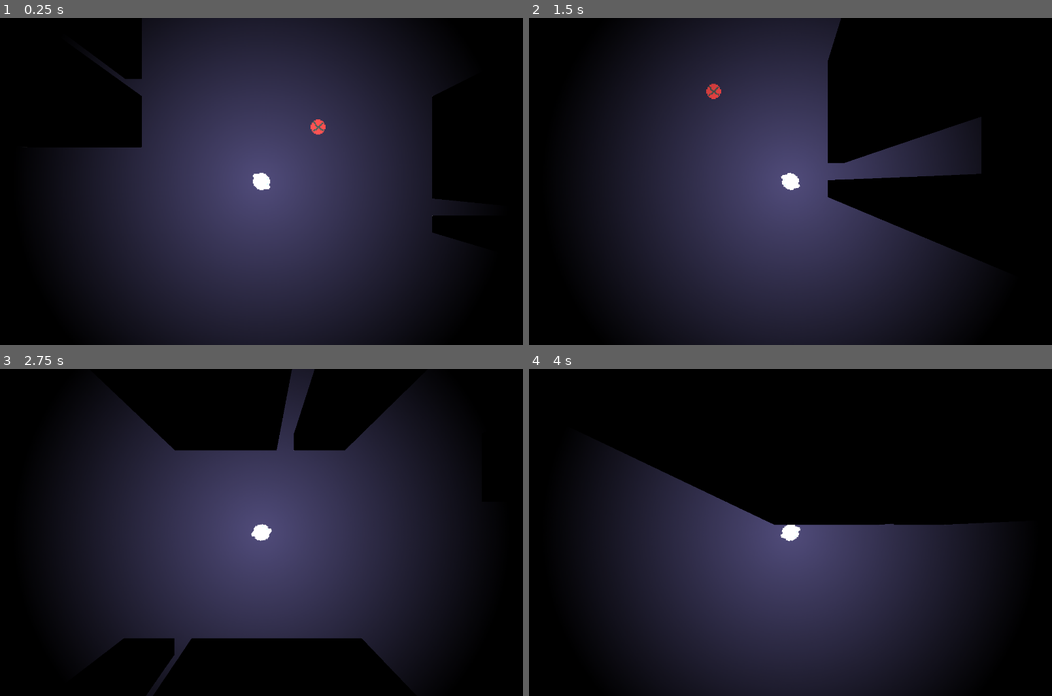
Above: before the commit, frames 1-4 (two rows, left to right).
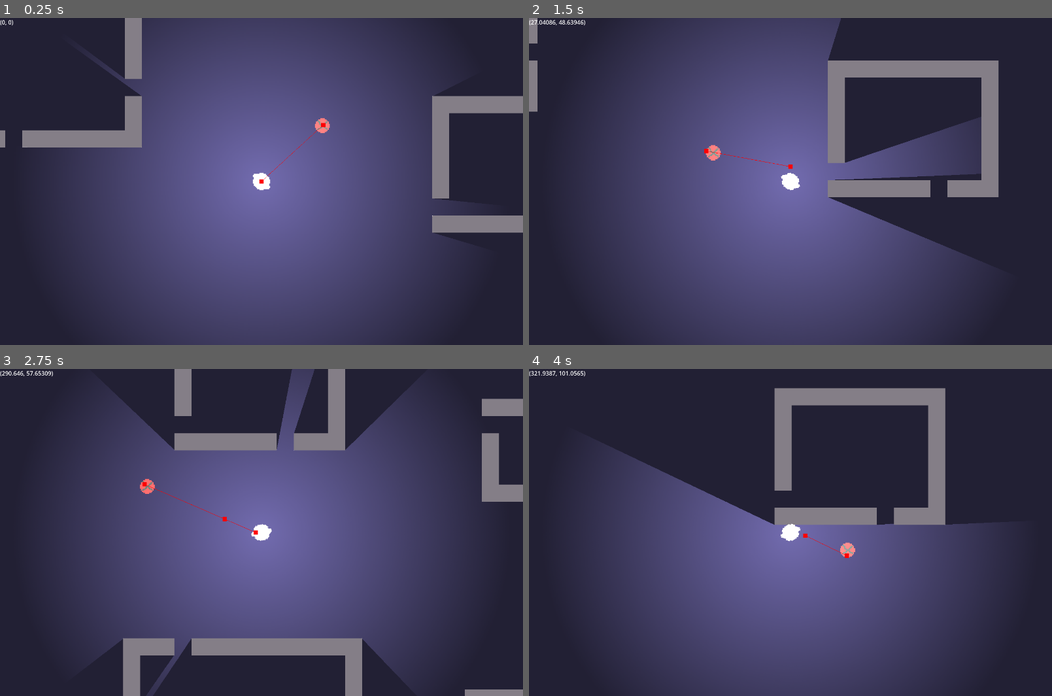
Above: after the commit, the same moments.

Repository: NomadicDaggy/procgen1
Game: Godot game, scene res://scenes/world.tscn
Two runs of this game, one before a commit and one after it. Both use one fixed random seed, a clock stepped at 60 frames per second and the inputs below.
Inputs (mouse positions are in pixels of both pictures, inside the frame that each line leads up to):
- Up to frame 1 (0.25 s): no input
- Up to frame 2 (1.5 s): move the mouse to (905, 165) at 0.52 s; hold D (move_right) 0.53-1.28 s; move the mouse to (685, 197) at 1.27 s; hold S (move_down) from 1.28 s (still down)
- Up to frame 3 (2.75 s): move the mouse to (313, 460) at 2.02 s; release S (move_down) at 2.03 s; hold D (move_right) from 2.03 s (still down)
- Up to frame 4 (4 s): move the mouse to (764, 597) at 2.77 s; release D (move_right) at 2.78 s; hold W (move_up) 2.78-3.53 s; move the mouse to (947, 581) at 3.52 s; hold A (move_left) from 3.53 s (still down)

The runs differ from the first frame. In frame 1, 100% of the frame differs, in the area x 0-100%, y 0-100%; in frame 2, 100%; in frame 3, 100%; in frame 4, 100%.

Commit message:
add enemy that goes for you, but doesn't go around walls yet

Diff:
--- a/project.godot
+++ b/project.godot
@@ -55,6 +55,12 @@
 ]
 }
 
+[layer_names]
+
+2d_physics/layer_1="walls"
+2d_physics/layer_2="player"
+2d_physics/layer_3="enemy"
+
 [rendering]
 
 textures/canvas_textures/default_texture_filter=0
--- a/scenes/enemy.tscn
+++ b/scenes/enemy.tscn
@@ -1,5 +1,6 @@
-[gd_scene load_steps=6 format=3 uid="uid://cnvaqhi8co16a"]
+[gd_scene load_steps=7 format=3 uid="uid://cnvaqhi8co16a"]
 
+[ext_resource type="Script" path="res://scripts/enemy.gd" id="1_habw5"]
 [ext_resource type="Texture2D" uid="uid://cyga8hpi63heo" path="res://assets/enemy.png" id="1_ugilk"]
 [ext_resource type="PackedScene" uid="uid://7y0qcpweo22u" path="res://scenes/killzone.tscn" id="2_mx8rb"]
 
@@ -21,13 +22,31 @@
 [sub_resource type="CircleShape2D" id="CircleShape2D_p6ogd"]
 radius = 6.0
 
-[node name="Enemy" type="Node2D"]
+[node name="Enemy" type="CharacterBody2D"]
+collision_layer = 0
+script = ExtResource("1_habw5")
+
+[node name="Navigation" type="Node2D" parent="."]
+
+[node name="NavigationAgent2D" type="NavigationAgent2D" parent="Navigation"]
+debug_enabled = true
+
+[node name="Timer" type="Timer" parent="Navigation"]
+wait_time = 0.1
+autostart = true
 
 [node name="AnimatedSprite2D" type="AnimatedSprite2D" parent="."]
 sprite_frames = SubResource("SpriteFrames_w1hcc")
 animation = &"idle"
 
 [node name="Killzone" parent="." instance=ExtResource("2_mx8rb")]
+collision_layer = 0
+collision_mask = 2
 
-[node name="CollisionShape2D" type="CollisionShape2D" parent="Killzone"]
+[node name="Collision2DForPlayer" type="CollisionShape2D" parent="Killzone"]
 shape = SubResource("CircleShape2D_p6ogd")
+
+[node name="Collision2DForWalls" type="CollisionShape2D" parent="."]
+shape = SubResource("CircleShape2D_p6ogd")
+
+[connection signal="timeout" from="Navigation/Timer" to="." method="_on_timer_timeout"]
--- a/scenes/player.tscn
+++ b/scenes/player.tscn
@@ -30,6 +30,7 @@
 radius = 7.07107
 
 [node name="Player" type="CharacterBody2D"]
+collision_layer = 6
 script = ExtResource("1_3qs0h")
 
 [node name="AnimatedSprite2D" type="AnimatedSprite2D" parent="."]
--- a/scenes/world.tscn
+++ b/scenes/world.tscn
@@ -1,9 +1,16 @@
-[gd_scene load_steps=9 format=3 uid="uid://bg8vu4vo2pjsk"]
+[gd_scene load_steps=11 format=3 uid="uid://bg8vu4vo2pjsk"]
 
 [ext_resource type="Texture2D" uid="uid://x6fee8su30kj" path="res://assets/ts1.png" id="1_5lnke"]
 [ext_resource type="Script" path="res://scripts/map.gd" id="2_6xld6"]
 [ext_resource type="PackedScene" uid="uid://cbjk1vccn32a4" path="res://scenes/player.tscn" id="3_m2xfy"]
 [ext_resource type="PackedScene" uid="uid://cnvaqhi8co16a" path="res://scenes/enemy.tscn" id="4_ek42g"]
+[ext_resource type="Script" path="res://scripts/ui.gd" id="4_q5nlr"]
+
+[sub_resource type="NavigationPolygon" id="NavigationPolygon_y1ok5"]
+vertices = PackedVector2Array(81, -13, 81, -49, 2850, -1629, 2948, 2260, -2070, 1792, 29, -13, -2370, -1635, 13, -29, 65, -49, 65, -65, 29, -29, 13, -65)
+polygons = Array[PackedInt32Array]([PackedInt32Array(0, 1, 2, 3), PackedInt32Array(0, 3, 4, 5), PackedInt32Array(5, 4, 6, 7), PackedInt32Array(1, 8, 9, 2), PackedInt32Array(7, 10, 5), PackedInt32Array(11, 7, 6), PackedInt32Array(11, 6, 2, 9)])
+outlines = Array[PackedVector2Array]([PackedVector2Array(-2381, -1646, 2860, -1639, 2959, 2272, -2080, 1802)])
+source_geometry_group_name = &"navigation_polygon_source_group"
 
 [sub_resource type="OccluderPolygon2D" id="OccluderPolygon2D_t4wgn"]
 polygon = PackedVector2Array(-8, -8, 8, -8, 8, 8, -8, 8)
@@ -54,7 +61,8 @@
 
 [sub_resource type="TileSet" id="TileSet_glrd7"]
 occlusion_layer_0/light_mask = 1
-physics_layer_0/collision_layer = 1
+physics_layer_0/collision_layer = 7
+physics_layer_0/collision_mask = 7
 sources/0 = SubResource("TileSetAtlasSource_mpvrb")
 
 [sub_resource type="RectangleShape2D" id="RectangleShape2D_0ncgd"]
@@ -62,20 +70,27 @@
 
 [node name="world" type="Node2D"]
 
-[node name="Map" type="TileMap" parent="."]
+[node name="NavigationRegion2D" type="NavigationRegion2D" parent="."]
+position = Vector2(-7, 7)
+navigation_polygon = SubResource("NavigationPolygon_y1ok5")
+
+[node name="Map" type="TileMap" parent="NavigationRegion2D" node_paths=PackedStringArray("navigation_region")]
+position = Vector2(7, -7)
 tile_set = SubResource("TileSet_glrd7")
 format = 2
 layer_0/name = "background"
+layer_0/tile_data = PackedInt32Array(-196607, 131072, 0, -196606, 131072, 0, -131070, 131072, 0, -131069, 131072, 0)
 layer_1/name = "mid"
 layer_1/z_index = 10
 layer_1/tile_data = PackedInt32Array()
 script = ExtResource("2_6xld6")
+navigation_region = NodePath("..")
 
-[node name="Buildings" type="Node" parent="Map"]
+[node name="Buildings" type="Node" parent="NavigationRegion2D/Map"]
 
-[node name="Area2D" type="Area2D" parent="Map"]
+[node name="Spawnarea" type="Area2D" parent="NavigationRegion2D/Map"]
 
-[node name="CollisionShape2D" type="CollisionShape2D" parent="Map/Area2D"]
+[node name="CollisionShape2D" type="CollisionShape2D" parent="NavigationRegion2D/Map/Spawnarea"]
 shape = SubResource("RectangleShape2D_0ncgd")
 debug_color = Color(0, 0.6, 0.701961, 0.419608)
 
@@ -87,14 +102,18 @@
 position_smoothing_speed = 1e+06
 rotation_smoothing_speed = 2.0
 
-[node name="CanvasLayer" type="CanvasLayer" parent="."]
+[node name="UI" type="CanvasLayer" parent="."]
+script = ExtResource("4_q5nlr")
 
-[node name="Debug" type="Label" parent="CanvasLayer"]
+[node name="Debug" type="Label" parent="UI"]
 offset_right = 40.0
 offset_bottom = 23.0
 
 [node name="CanvasModulate" type="CanvasModulate" parent="."]
+visible = false
 color = Color(0, 0, 0, 1)
 
-[node name="Enemy" parent="." instance=ExtResource("4_ek42g")]
-position = Vector2(53, -51)
+[node name="Enemy" parent="." node_paths=PackedStringArray("target") instance=ExtResource("4_ek42g")]
+position = Vector2(59, -54)
+floor_stop_on_slope = false
+target = NodePath("../Player")
--- /dev/null
+++ b/scripts/enemy.gd
@@ -0,0 +1,23 @@
+extends CharacterBody2D
+
+@export var target: Node2D
+
+var speed = 100
+var acceleration = 3
+
+@onready var navigation_agent: NavigationAgent2D = $Navigation/NavigationAgent2D
+
+
+func _physics_process(delta):
+	var direction = Vector2.ZERO
+
+	direction = navigation_agent.get_next_path_position() - global_position
+	direction = direction.normalized()
+
+	velocity = velocity.lerp(direction * speed, acceleration * delta)
+
+	move_and_slide()
+
+
+func _on_timer_timeout():
+	navigation_agent.target_position = target.global_position
--- a/scripts/map.gd
+++ b/scripts/map.gd
@@ -1,4 +1,6 @@
 extends TileMap
+
+@export var navigation_region: NavigationRegion2D
 
 const TS = 16.0
 
@@ -15,8 +17,7 @@
 
 @onready var map = $"."
 @onready var buildings = $Buildings
-@onready var spawnarea = $Area2D
-@onready var debug = $"../CanvasLayer/Debug"
+@onready var spawnarea = $Spawnarea
 
 # Called when the node enters the scene tree for the first time.
 func _ready():
@@ -32,11 +33,11 @@
 
 		build_room(width, height, offset)
 
+	call_deferred("nav_setup")
 
-func _process(delta):
-	# debug.text = str(get_global_mouse_position())
-	pass
-
+func nav_setup():
+	print("called")
+	navigation_region.bake_navigation_polygon()
 
 func build_room(width: int, height:int, offset: Vector2i):
 	# create an area
--- /dev/null
+++ b/scripts/ui.gd
@@ -0,0 +1,13 @@
+extends CanvasLayer
+
+@onready var world = $".."
+@onready var debug = $Debug
+
+# Called when the node enters the scene tree for the first time.
+func _ready():
+	pass # Replace with function body.
+
+
+# Called every frame. 'delta' is the elapsed time since the previous frame.
+func _process(delta):
+	debug.text = str(world.get_global_mouse_position())
